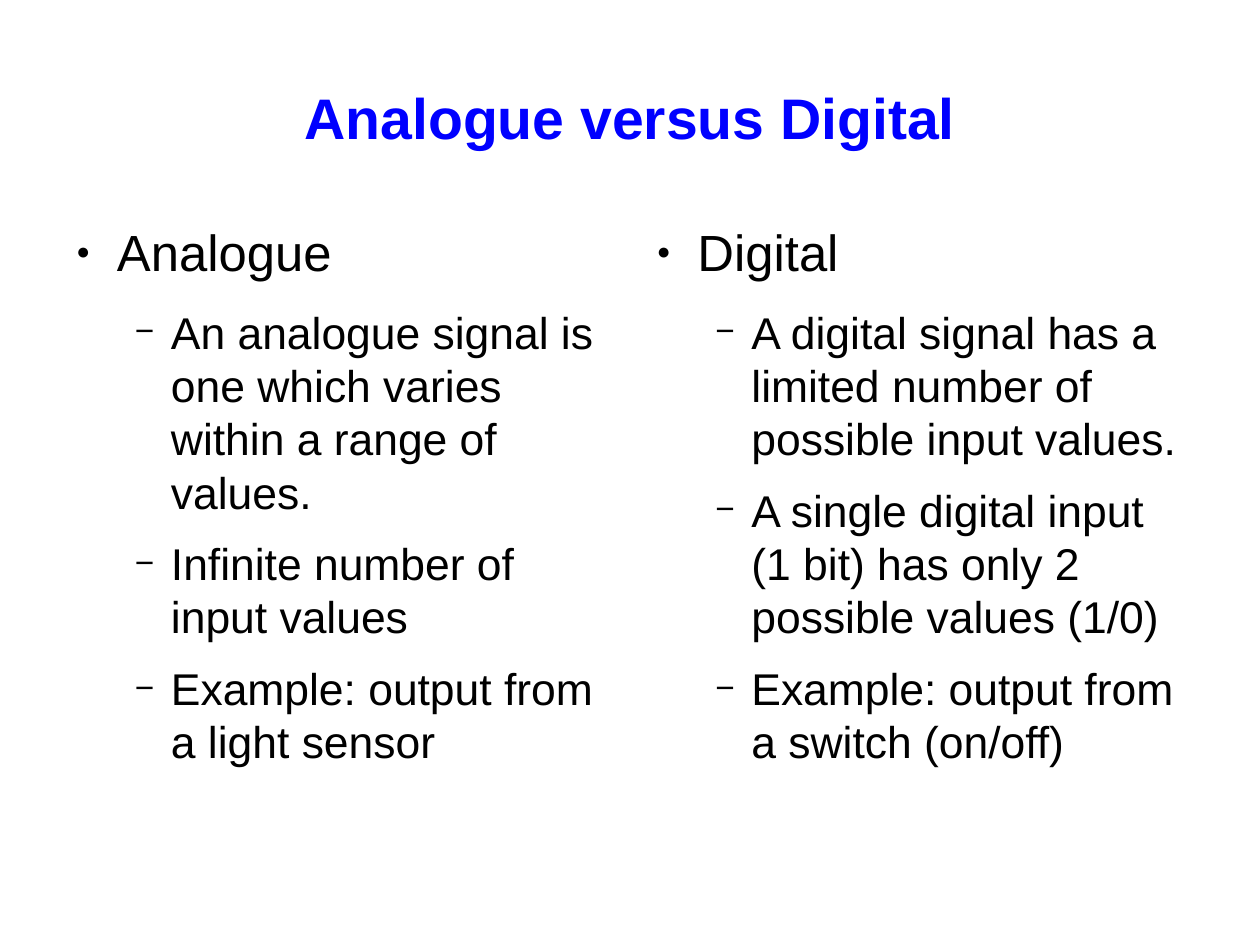
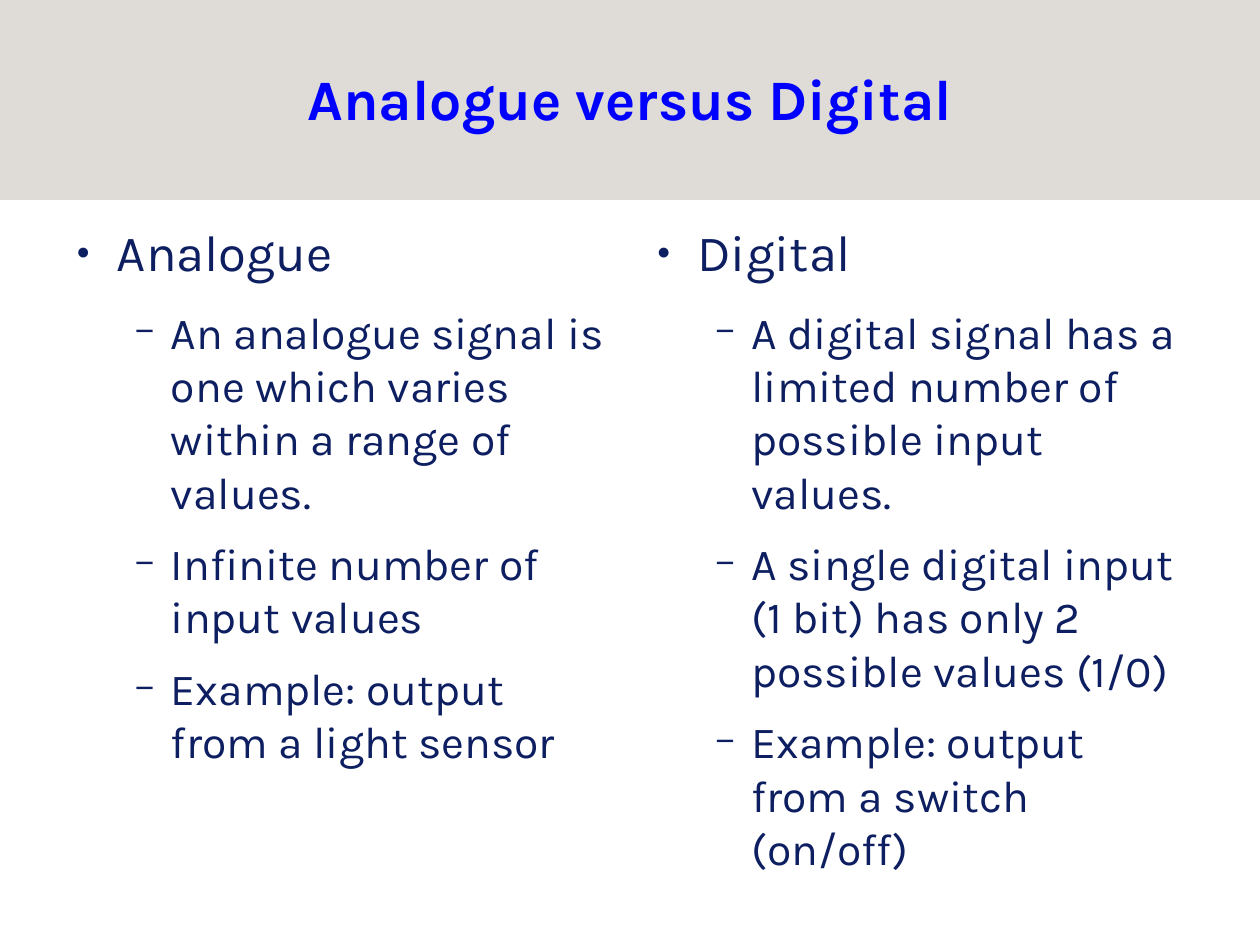
Before and after one commit to srobo/subversion-archive, a slide deck: slide 12 of KickStart/kickstart-08/presentations/kickstart-elec-presentation.odp. Drawn at 1260x945 pixels with LibreOffice and Linux fonts; fonts in the diff are those of the drawing; background and template pictures are left out. Boxes give left, top, right and bottom in pixels: in the first picture for what was removed or moved away, otherwise in the second. Text is boxed around its words. In the diff, an @@ line names an element or a change of style, - is before the commit and + after.

Commit message:
applied sr style

```diff
--- a/KickStart/kickstart-08/presentations/kickstart-elec-presentation.odp
+++ b/KickStart/kickstart-08/presentations/kickstart-elec-presentation.odp
@@ rectangle added at (x1=0, y1=0, x2=1260, y2=200), fill #DFDBD7 @@
@@ title "Analogue versus Digital" moved from (x1=304, y1=97, x2=954, y2=150) to (x1=308, y1=79, x2=952, y2=134) @@
@@ title "Analogue versus Digital" at (x1=308, y1=79, x2=952, y2=134): font Arial to Karla @@
@@ text "Analogue" at (x1=117, y1=236, x2=604, y2=769): font Arial to Karla, text colour #000000 to #0D1F61; bullet colour #000000 to #0D1F61 @@
@@ text "Digital" at (x1=697, y1=236, x2=1174, y2=870): font Arial to Karla, text colour #000000 to #0D1F61; bullet colour #000000 to #0D1F61 @@
```
Also in this commit, not shown: 23 other slides changed.
